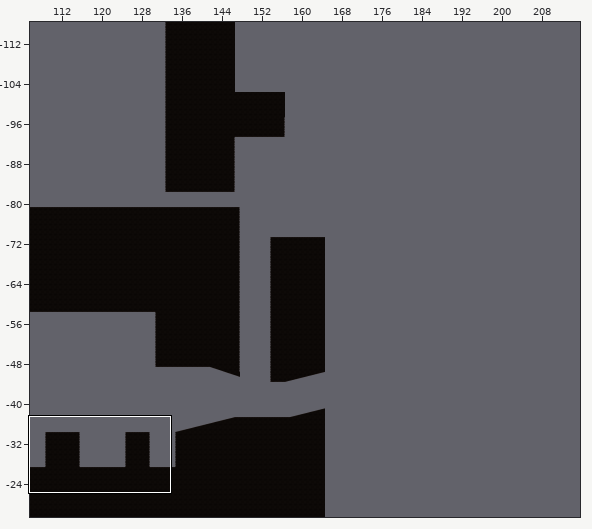
An edit to a level. Tiled map, Assets/Tiled/Level1TileMap/map1-1.tmx. The first picture is a wide view before the edit; the outline marks the close-up.
Close-up. First the earlier version:
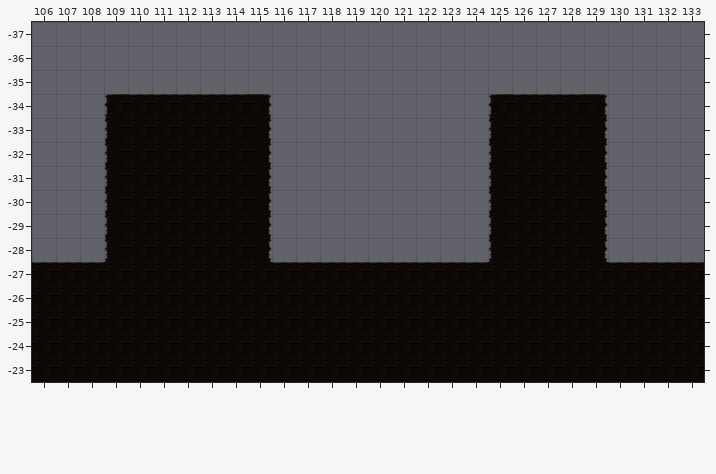
Cells are 256x256 px. Shown: x 106..133, y -37..-23. The commit also changed other parts of the map, which this record leaves out.
The result:
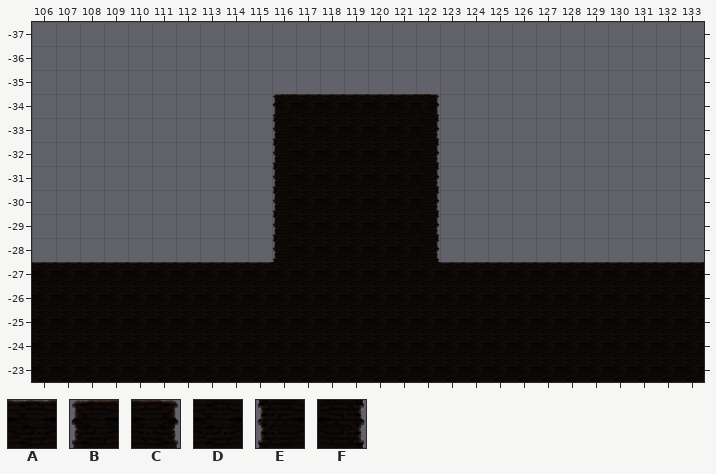
Key: from "Level1 Tileset": A 0, B 1, C 2, D 8, E 9, F 10.
_ is an empty cell.
Difference:
Layer "ground":
y -34: x 109..122 BAAAAAC_______ -> _______BAAAAAC; x 125..129 BAAAC -> _____
y -33..-28: x 109..122 EDDDDDF_______ -> _______EDDDDDF; x 125..129 EDDDF -> _____
y -27: x 109..122 DDDDDDDAAAAAAA -> AAAAAAADDDDDDD; x 125..129 DDDDD -> AAAAA
Pixel boxes of the changes (left, top, right, bottom) in both close-ups:
changed: (104, 94, 440, 263)
changed: (488, 94, 608, 263)
